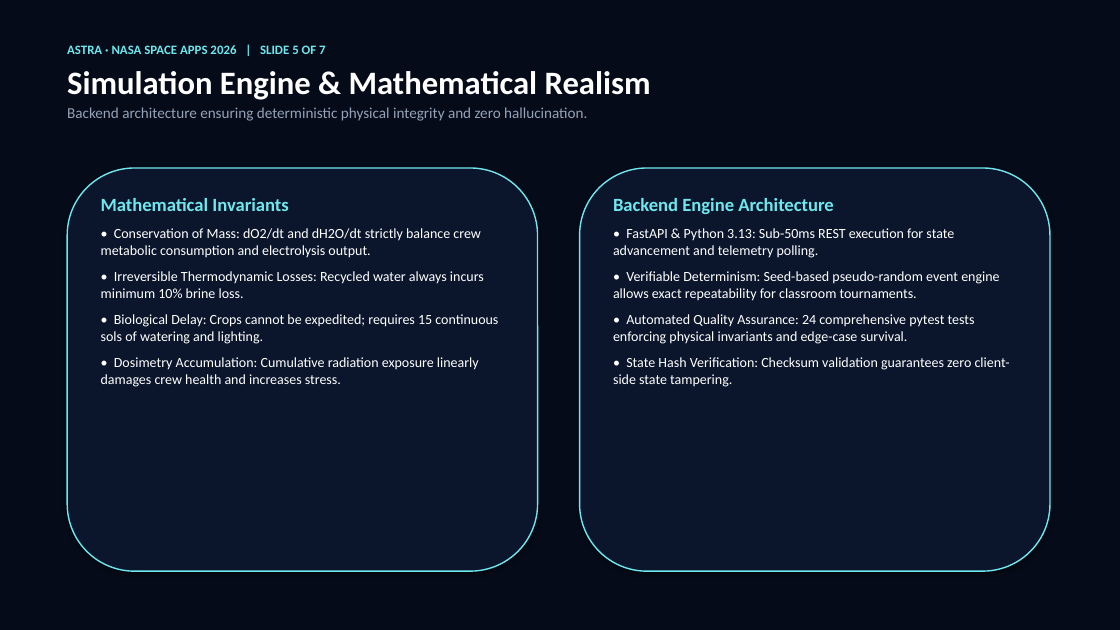
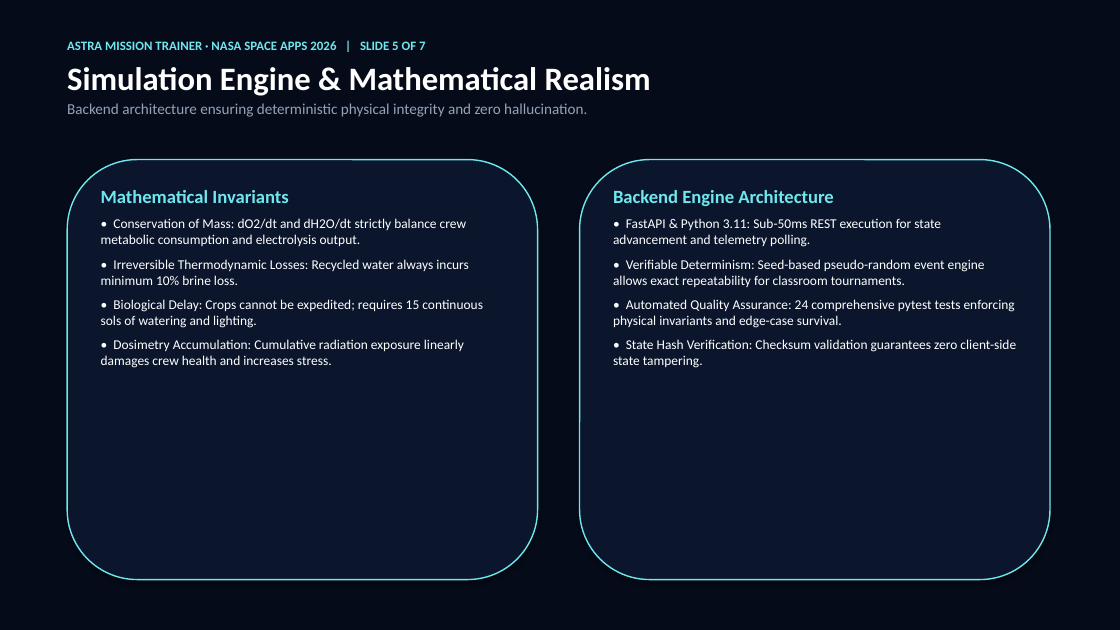
Before and after one commit to shivavaibhav200407/nasa, a slide deck: slide 5 of ASTRA_NASA_SpaceApps_Presentation.pptx. Drawn at 1120x630 pixels with LibreOffice and Linux fonts; fonts in the diff are those of the drawing. Boxes give left, top, right and bottom in pixels: in the first picture for what was removed or moved away, otherwise in the second. Text is boxed around its words. In the diff, an @@ line names an element or a change of style, - is before the commit and + after.

```diff
--- a/ASTRA_NASA_SpaceApps_Presentation.pptx
+++ b/ASTRA_NASA_SpaceApps_Presentation.pptx
@@ text at (x1=67, y1=41, x2=425, y2=50): text changed @@
-ASTRA · NASA SPACE APPS 2026 | SLIDE 5 OF 7
+ASTRA MISSION TRAINER · NASA SPACE APPS 2026 | SLIDE 5 OF 7
@@ rounded rectangle resized from (x1=67, y1=168, x2=538, y2=571) to (x1=67, y1=160, x2=538, y2=580) @@
@@ rounded rectangle resized from (x1=580, y1=168, x2=1050, y2=571) to (x1=580, y1=160, x2=1050, y2=580) @@
@@ text "Mathematical Invariants" moved from (x1=101, y1=198, x2=498, y2=387) to (x1=101, y1=190, x2=483, y2=368) @@
@@ text "Backend Engine Architecture" moved from (x1=613, y1=198, x2=1010, y2=387) to (x1=613, y1=190, x2=1016, y2=368) @@
@@ text at (x1=101, y1=218, x2=483, y2=368): size 12 to 11.5 pt; less space between paragraphs @@
@@ text at (x1=613, y1=218, x2=941, y2=247): text changed; size 12 to 11.5 pt @@
-• FastAPI & Python 3.13: Sub-50ms REST execution for state advancement and telemetry polling.
+• FastAPI & Python 3.11: Sub-50ms REST execution for state advancement and telemetry polling.
@@ text at (x1=613, y1=259, x2=1016, y2=368): size 12 to 11.5 pt in "• Verifiable Determinism: Seed-based pseudo-random event eng ...", "• Automated Quality Assurance: 24 comprehensive pytest ...", "• State Hash Verification: Checksum validation guarantees ..."; less space between paragraphs @@
```
Also in this commit, not shown: 6 other slides changed, 1 other file.
